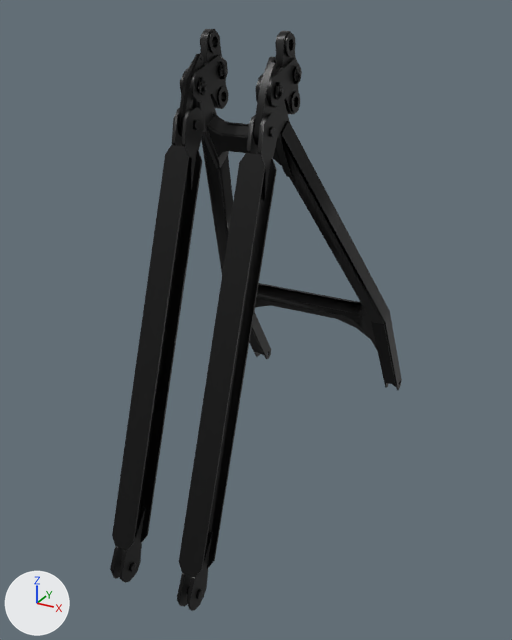
The glTF model models/aframe-native.glb: old version first, new version second.
Both versions are drawn from a 50 mm camera at (5.72, -15.39, 12.95) aimed at (0.09, -5.16, 7.83). Every picture has the same lights, and +X, +Y and +Z are marked at lower left. The picture after the commit comes second. Where no turn or scale is listed for an object, it has been applied to the vertices. Vertices at exactly the same position are counted once.
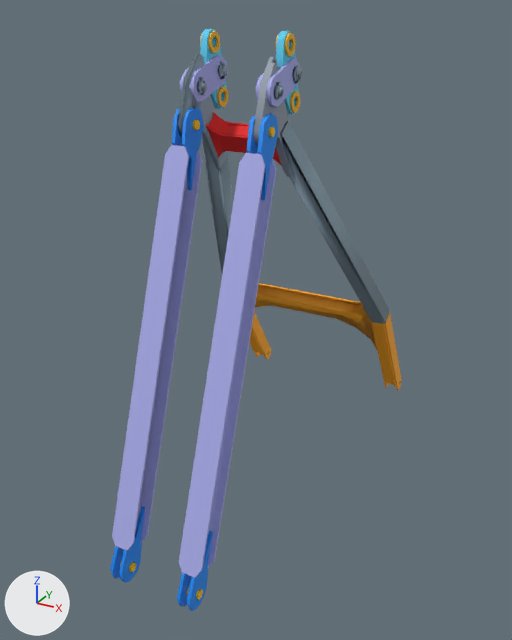
Location of each change, [x1, y1, x2, y2] in pixels of the pictures (512 x 640 px):
part 1 of me_mesh_1720_004, recoloured (dark grey to greyish blue)
    both: [177, 54, 390, 324]
part 2 of me_mesh_1720_004, recoloured (dark grey to orange)
    both: [249, 283, 402, 390]
part 3 of me_mesh_1720_004, recoloured
    both: [120, 562, 203, 599]
part 4 of me_mesh_1720_004, recoloured
    both: [193, 120, 275, 137]
part 5 of me_mesh_1720_004, recoloured (dark grey to blue)
    both: [110, 507, 213, 611]
part 6 of me_mesh_1720_004, recoloured (dark grey to blue)
    both: [172, 107, 278, 200]
part 7 of me_mesh_1720_004, recoloured (dark grey to red)
    both: [206, 112, 281, 165]
part 8 of me_mesh_1720_004, recoloured
    both: [166, 55, 301, 170]
part 9 of me_mesh_1720_004, recoloured
    both: [112, 535, 214, 577]
part 10 of me_mesh_1720_004, recoloured (dark grey to blue)
    both: [112, 154, 277, 569]
part 11 of me_mesh_1720_004, recoloured (dark grey to blue)
    both: [112, 159, 275, 570]
part 12 of me_mesh_1720_004, recoloured
    both: [200, 29, 299, 114]
part 13 of me_mesh_1720_004, recoloured
    both: [200, 31, 300, 113]
part 14 of me_mesh_1720_004, recoloured (lighter)
    both: [253, 57, 292, 177]

The change, as a diff of the scene's bpy script:
```diff
--- a/models/aframe-native.glb.py
+++ b/models/aframe-native.glb.py
@@ mat_吊耳衬套 @@
+mat_吊耳衬套 = principled_material('吊耳衬套')
+mat_吊耳衬套.base_color = (0.905, 0.497, 0.0262)  # yellow #f4bb2d
+mat_吊耳衬套.metallic = 0.2
+mat_吊耳衬套.roughness = 0.66
@@ mat_上部连接座 @@
+mat_上部连接座 = principled_material('上部连接座')
+mat_上部连接座.base_color = (0.292, 0.342, 0.402)  # grey #939eaa
+mat_上部连接座.metallic = 0.17
+mat_上部连接座.roughness = 0.66
@@ mat_支腿与上部销轴 @@
+mat_支腿与上部销轴 = principled_material('支腿与上部销轴')
+mat_支腿与上部销轴.base_color = (0.292, 0.402, 0.474)  # greyish blue #93aab7
+mat_支腿与上部销轴.metallic = 0.17
+mat_支腿与上部销轴.roughness = 0.66
@@ mat_连接销 @@
+mat_连接销 = principled_material('连接销')
+mat_连接销.base_color = (0.939, 0.571, 0.0)  # yellow #f8c700
+mat_连接销.metallic = 0.12
+mat_连接销.roughness = 0.66
@@ mat_上横撑 @@
+mat_上横撑 = principled_material('上横撑')
+mat_上横撑.base_color = (0.847, 0.00857, 0.0075)  # red #ed1715
+mat_上横撑.metallic = 0.07
+mat_上横撑.roughness = 0.66
@@ mat_拉杆叉耳 @@
+mat_拉杆叉耳 = principled_material('拉杆叉耳')
+mat_拉杆叉耳.base_color = (0.00857, 0.266, 0.922)  # blue #178df6
+mat_拉杆叉耳.metallic = 0.08
+mat_拉杆叉耳.roughness = 0.66
@@ mat_拉杆与连接板 @@
+mat_拉杆与连接板 = principled_material('拉杆与连接板')
+mat_拉杆与连接板.base_color = (0.418, 0.44, 0.855)  # blue #adb1ee
+mat_拉杆与连接板.metallic = 0.12
+mat_拉杆与连接板.roughness = 0.66
@@ mat_下横撑与支腿端部 @@
+mat_下横撑与支腿端部 = principled_material('下横撑与支腿端部')
+mat_下横撑与支腿端部.base_color = (1.0, 0.402, 0.00152)  # orange #ffaa05
+mat_下横撑与支腿端部.metallic = 0.07
+mat_下横撑与支腿端部.roughness = 0.66
@@ mat_顶部吊耳 @@
+mat_顶部吊耳 = principled_material('顶部吊耳')
+mat_顶部吊耳.base_color = (0.102, 0.624, 0.896)  # cyan #5acff3
+mat_顶部吊耳.metallic = 0.1
+mat_顶部吊耳.roughness = 0.66
@@ me_mesh_1720_004 @@
 me_mesh_1720_004.from_pydata(...)  # 2409 vertices, 4906 faces; spans x -1.98..1.74, y -3.51..4.1, z -4.3..4.05
+# me_mesh_1720_004 part 1: 848 of the faces centred in x -1.9..1.72, y -1.14..2.55, z -1.38..3.69 switch from mat_face1290_005 (dark grey #333333) to mat_支腿与上部销轴 (greyish blue #93aab7)
+# me_mesh_1720_004 part 2: 484 of the faces centred in x -1.98..1.72, y 2.0..4.09, z -3.67..-0.8 switch from mat_face1290_005 (dark grey #333333) to mat_下横撑与支腿端部 (orange #ffaa05)
+# me_mesh_1720_004 part 3: 228 of the faces centred in x -0.74..0.86, y -3.32..-3.13, z -4.12..-3.96 switch from mat_face1290_005 (dark grey #333333) to mat_连接销 (yellow #f8c700)
+# me_mesh_1720_004 part 4: 112 of the faces centred in x -0.74..0.85, y -1.0..-0.81, z 2.63..2.78 switch from mat_face1290_005 (dark grey #333333) to mat_连接销 (yellow #f8c700)
+# me_mesh_1720_004 part 5: 640 of the faces centred in x -0.7..0.82, y -3.49..-2.73, z -4.29..-3.06 switch from mat_face1290_005 (dark grey #333333) to mat_拉杆叉耳 (blue #178df6)
+# me_mesh_1720_004 part 6: 330 of the faces centred in x -0.7..0.82, y -1.41..-0.65, z 1.73..2.96 switch from mat_face1290_005 (dark grey #333333) to mat_拉杆叉耳 (blue #178df6)
+# me_mesh_1720_004 part 7: 274 of the faces centred in x -0.56..0.61, y -0.53..0.13, z 2.06..2.82 switch from mat_face1290_005 (dark grey #333333) to mat_上横撑 (red #ed1715)
+# me_mesh_1720_004 part 8: 543 of the faces centred in x -0.76..0.88, y -1.28..0.15, z 2.2..3.66 switch from mat_face1290_005 (dark grey #333333) to mat_拉杆与连接板 (blue #adb1ee)
+# me_mesh_1720_004 part 9: 52 of the faces centred in x -0.75..0.88, y -3.32..-2.85, z -3.77..-3.53 switch from mat_face1290_005 (dark grey #333333) to mat_拉杆与连接板 (blue #adb1ee)
+# me_mesh_1720_004 part 10: 29 of the faces centred in x -0.79..0.91, y -1.96..-1.52, z 0.22..0.41 switch from mat_face1290_005 (dark grey #333333) to mat_拉杆与连接板 (blue #adb1ee)
+# me_mesh_1720_004 part 11: 28 of the faces centred in x -0.78..0.91, y -2.62..-2.17, z -1.74..-1.55 switch from mat_face1290_005 (dark grey #333333) to mat_拉杆与连接板 (blue #adb1ee)
+# me_mesh_1720_004 part 12: 502 of the faces centred in x -0.67..0.74, y -0.46..0.24, z 2.83..4.04 switch from mat_face1290_005 (dark grey #333333) to mat_顶部吊耳 (cyan #5acff3)
+# me_mesh_1720_004 part 13: 624 of the faces centred in x -0.7..0.77, y -0.4..0.21, z 2.86..4.01 switch from mat_face1290_005 (dark grey #333333) to mat_吊耳衬套 (yellow #f4bb2d)
+# me_mesh_1720_004 part 14: 172 of the faces centred in x 0.6..0.75, y -1.11..0.3, z 1.9..3.7 switch from mat_face1290_005 (dark grey #333333) to mat_上部连接座 (grey #939eaa)
+me_mesh_1720_004.materials.append(mat_支腿加强板)  # yellow #ffdb05
```
